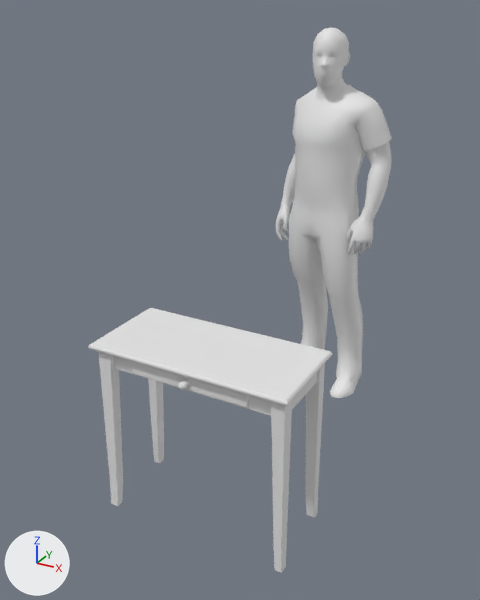
The Blender file _ART/Blender/LivingRoom/SM_Desk.blend as it was, and as the next commit left it.
One viewpoint serves both versions: a 50 mm camera at (1.15, -2.03, 1.9) aimed at (-0.12, 0.29, 0.74). The lights are fixed; the arrows at lower left show +X, +Y and +Z.

In view in the first picture: 'HumanRef', 'SM_Desk'.
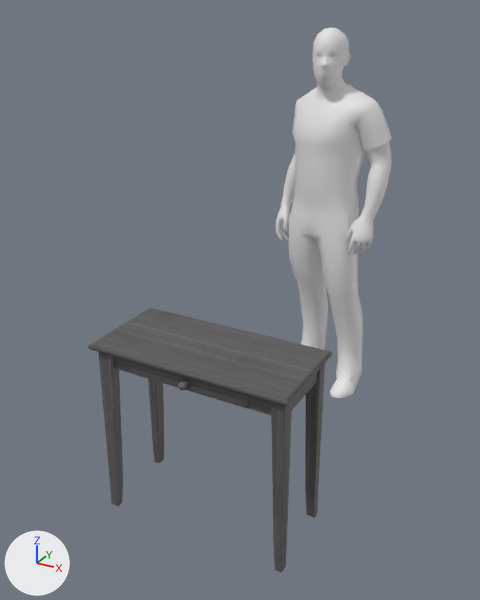
Pixel boxes (x1, y1, x2, y2) of what changed, in the pictures (480 x 600 px):
'SM_Desk', recoloured (white to grey): (88, 308, 332, 573) in both

The change, as a list of edits to the scene's bpy script:
```text
Add img_t_finewood_d_jpg:
    img_t_finewood_d_jpg = load_image('T_FineWood_D.jpg', '../../Textures/T_FineWood/T_FineWood_D.png', 2048, 2048, 'sRGB')
Add mat_wood:
    mat_wood = principled_material('Wood')
    mat_wood.texture = img_t_finewood_d_jpg
Change me_mesh:
    where me_mesh.from_pydata(...)  # 470 vertices, 457 faces; spans x -37.8..2.0, y 0.0..74.9, z -1.9..80.3
    add me_mesh.materials.append(mat_wood)  # picture img_t_finewood_d_jpg
```
